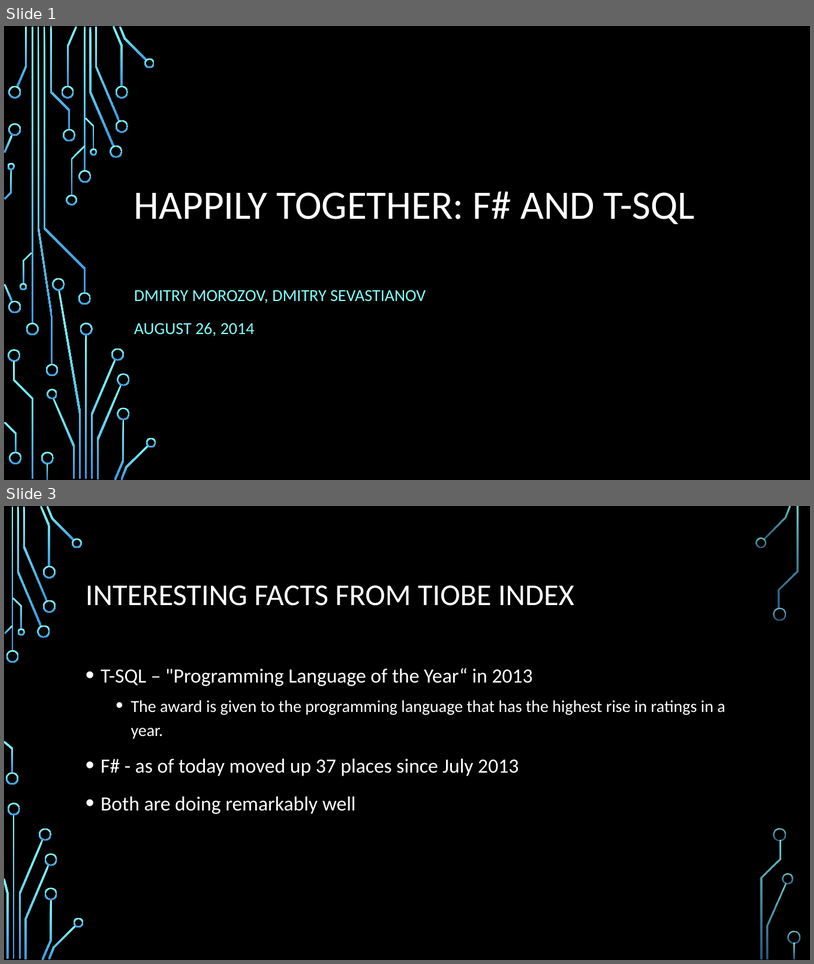
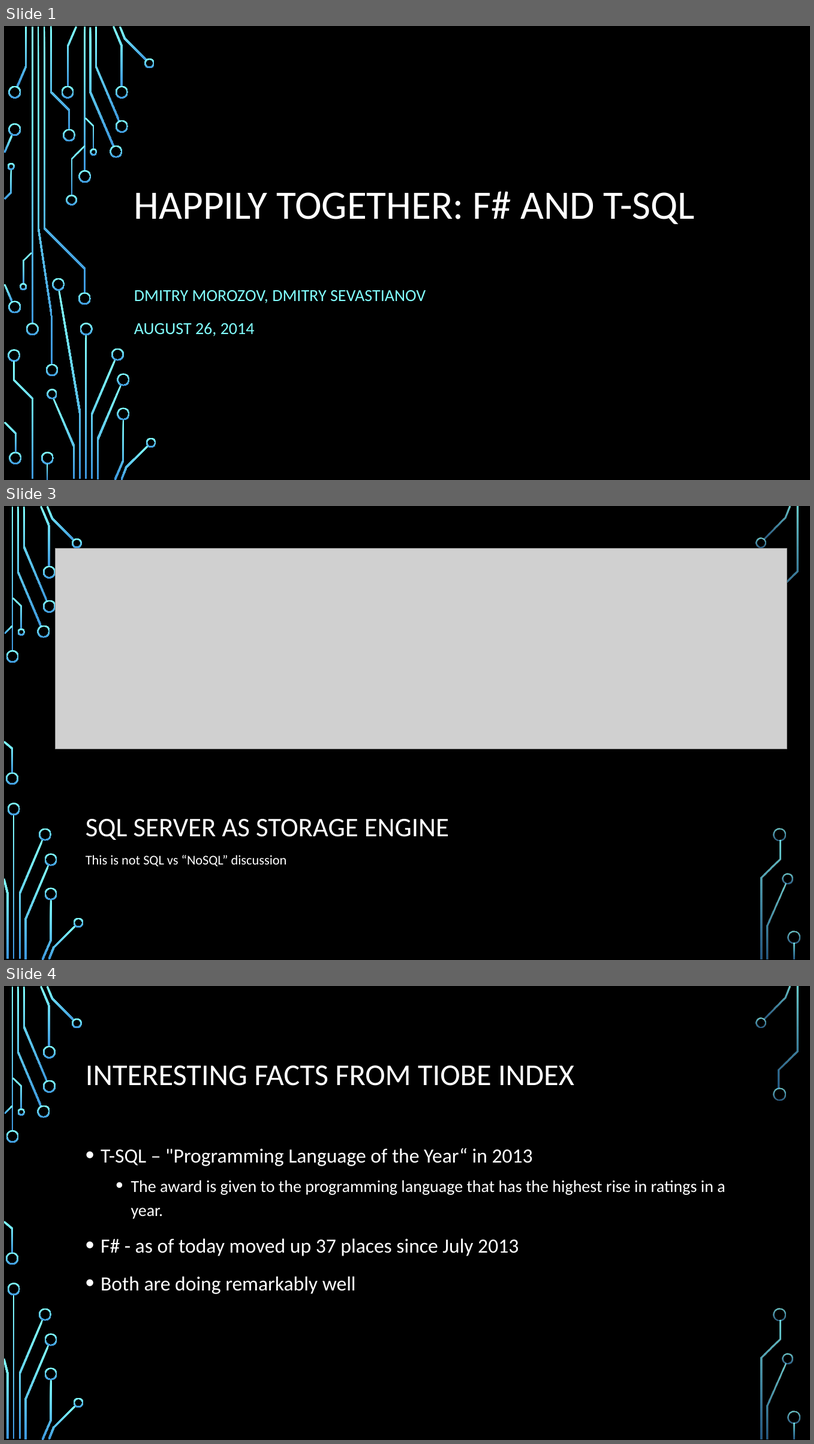
Before and after one commit to dmitry-a-morozov/Presentations, a slide deck: NYC FSharp UG. 2014-08-26/NYC F# UG. 2014-08-26.pptx. Shown one above the other, each under a label of ours: slides 1 and 3 before the commit, slides 1, 3 and 4 after it; the slides between them are not shown. The pictures are 814x964 and 814x1444 pixels, drawn with LibreOffice and Linux fonts; fonts in the diff are those of the drawing; grey boxes stand for pictures; background and template pictures are left out. Boxes give left, top, right and bottom in pixels: in the first picture for what was removed or moved away, otherwise in the second. Text is boxed around its words. In the diff, an @@ line names an element or a change of style, - is before the commit and + after.

```diff
--- a/NYC FSharp UG. 2014-08-26/NYC F# UG. 2014-08-26.pptx
+++ b/NYC FSharp UG. 2014-08-26/NYC F# UG. 2014-08-26.pptx
@@ slide 3 added at (4,506,810,960), background picture (left out); not listed: 36 template elements that a slide beside it also shows @@
@@ picture added at (56,549,788,748) @@
@@ title added at (86,819,449,840), 32 pt, text #FFFFFF @@
+SQL SERVER AS STORAGE ENGINE
@@ text added at (86,855,287,866), 16 pt, text #FFFFFF @@
+This is not SQL vs “NoSQL” discussion
@@ what was slide 3 is now slide 4 @@
```
Also in this commit, not shown: 1 other slide added, 1 slide removed, 8 other files.
